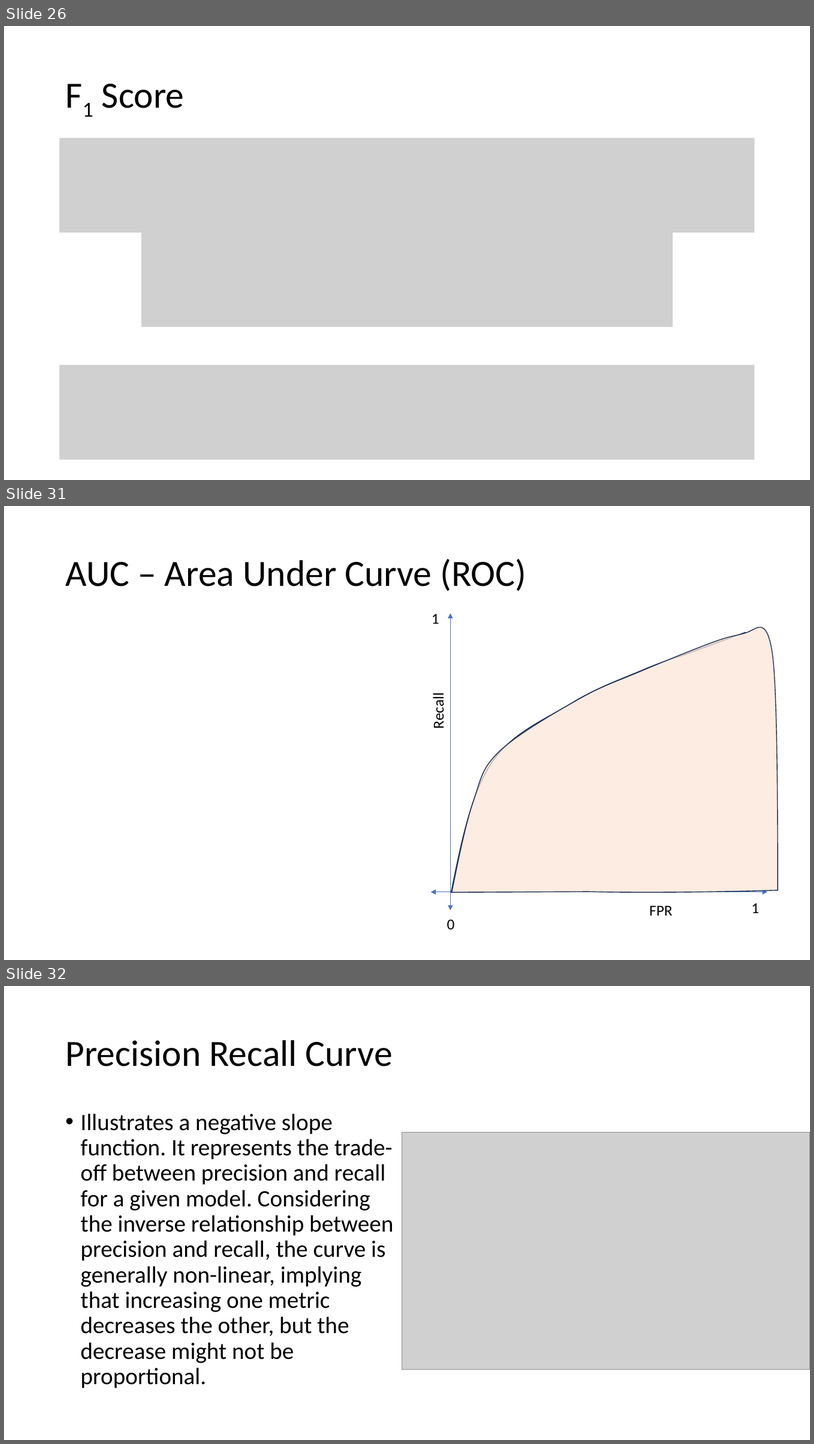
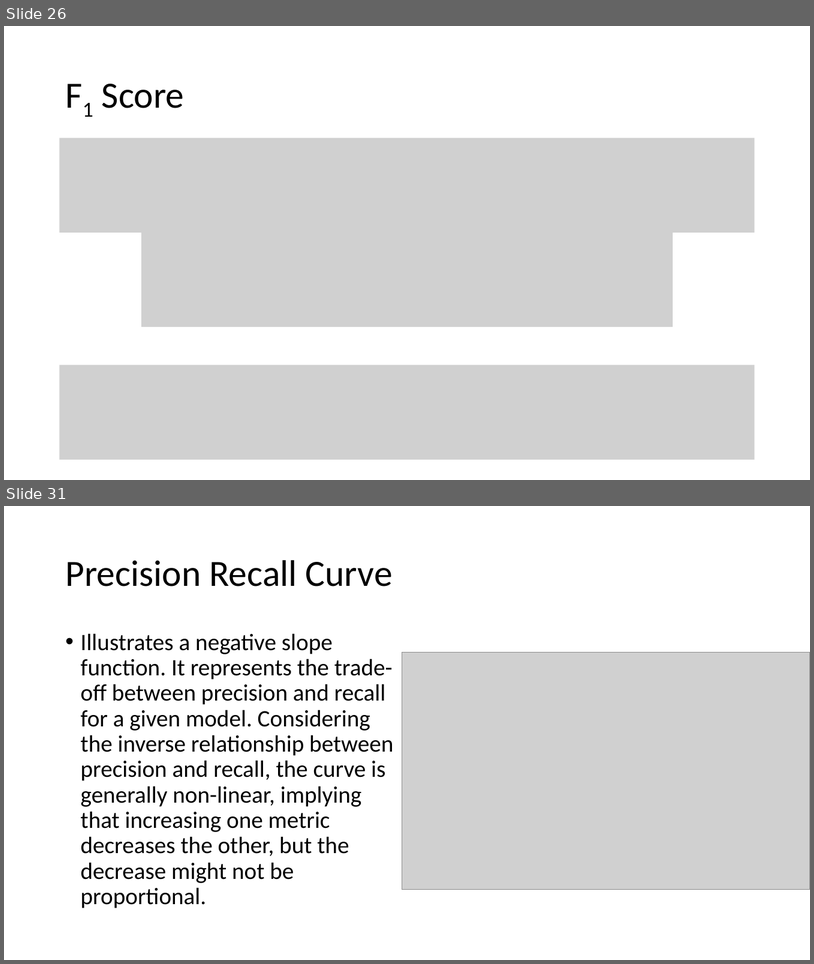
Before and after one commit to meenakshsundaram/AIML, a slide deck: DecisionTrees/DecisionTrees.pptx. Shown one above the other, each under a label of ours: slides 26, 31 and 32 before the commit, slides 26 and 31 after it; the slides between them are not shown. The pictures are 814x1444 and 814x964 pixels, drawn with LibreOffice and Linux fonts; fonts in the diff are those of the drawing; grey boxes stand for pictures. Boxes give left, top, right and bottom in pixels: in the first picture for what was removed or moved away, otherwise in the second. Text is boxed around its words. In the diff, an @@ line names an element or a change of style, - is before the commit and + after.

```diff
--- a/DecisionTrees/DecisionTrees.pptx
+++ b/DecisionTrees/DecisionTrees.pptx
@@ slide 31 removed at [4,506,810,960], background #FFFFFF @@
@@ title removed at [65,559,527,591] @@
-AUC – Area Under Curve (ROC)
@@ freeform shape removed at [452,627,779,892] @@
@@ group removed at [429,613,768,929]: 5 texts, 2 double arrows, 1 freeform shape @@
-FPR
-Recall
-1
-1
-0
@@ what was slide 32 is now slide 31 @@
```
Also in this commit, not shown: 3 slides changed.
